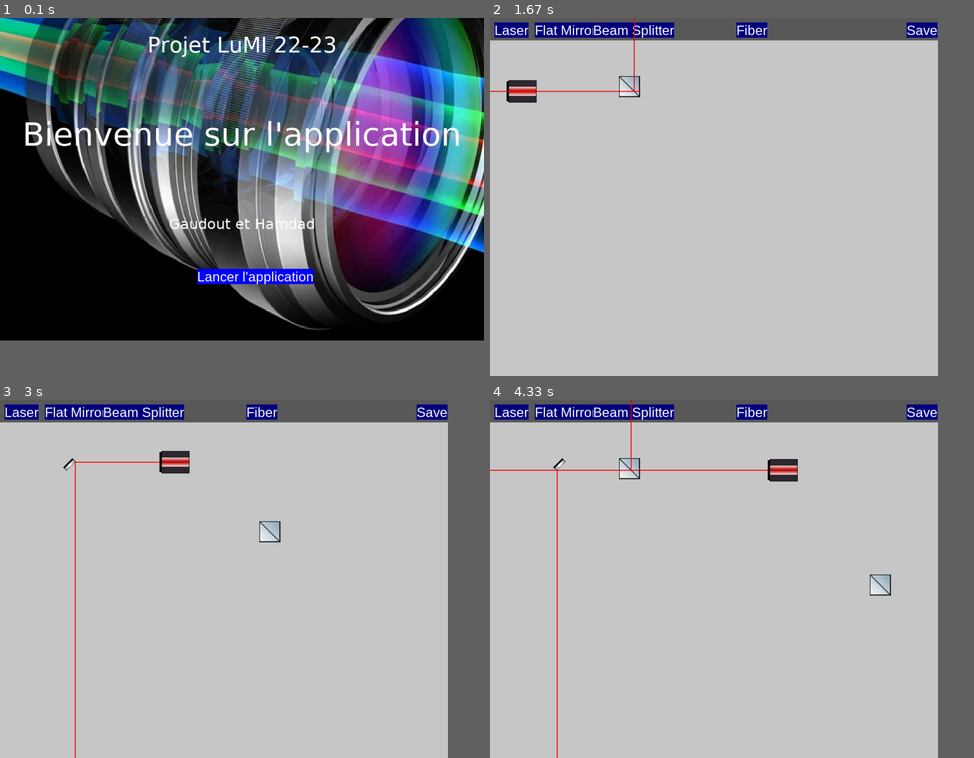
Above: before the commit, frames 1-4 (two rows, left to right).
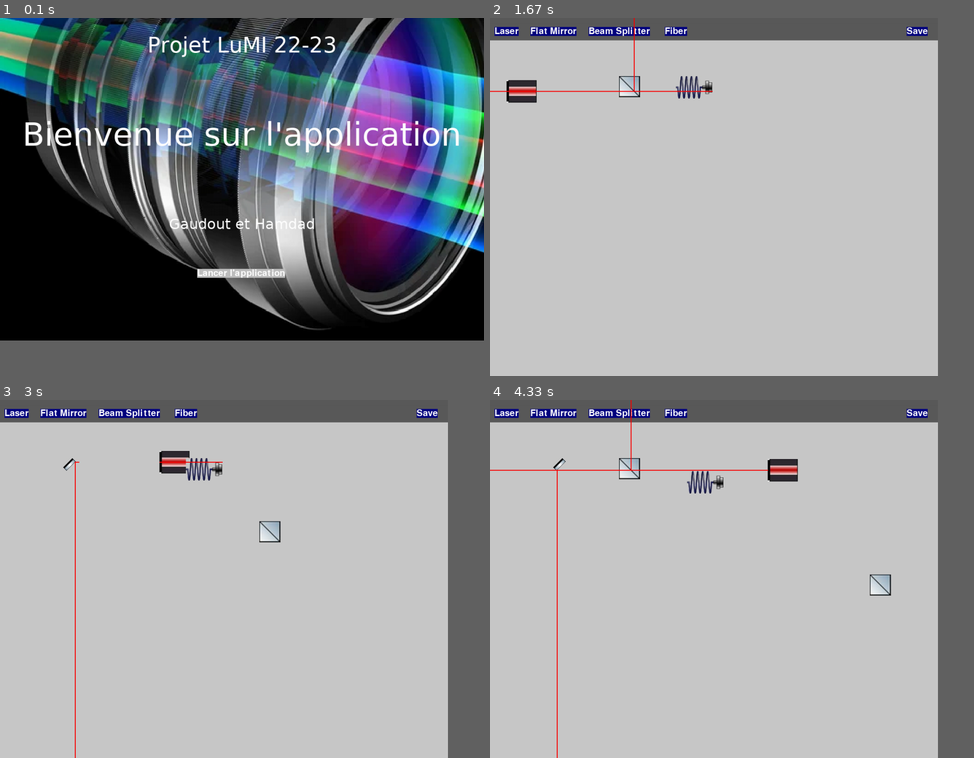
Above: after the commit, the same moments.

Repository: SamuelGaudout/Projet_M2_Lumi
Game: pygame game, started from Window.py
Same seed, same stepped clock (60 frames per second), same inputs: the game is played once before the commit and once after it.
Inputs (mouse positions are in pixels of both pictures, inside the frame that each line leads up to):
- Up to frame 1 (0.1 s): no input
- Up to frame 2 (1.67 s): press the mouse at (732, 272) at 0.37 s; move the mouse to (654, 200) at 0.47 s; release the mouse at (581, 132) at 0.6 s; press the mouse at (504, 32) at 0.7 s; move the mouse to (528, 164) at 0.8 s; release the mouse at (557, 300) at 0.93 s; press the mouse at (673, 32) at 1.03 s; move the mouse to (702, 171) at 1.13 s; release the mouse at (732, 315) at 1.27 s; press the mouse at (620, 32) at 1.37 s; move the mouse to (591, 46) at 1.47 s; release the mouse at (567, 64) at 1.6 s
- Up to frame 3 (3 s): press the mouse at (29, 471) at 1.7 s; move the mouse to (96, 460) at 1.8 s; release the mouse at (159, 446) at 1.93 s; press the mouse at (62, 414) at 2.53 s; move the mouse to (227, 457) at 2.63 s; release the mouse at (392, 500) at 2.77 s; press the mouse at (140, 468) at 2.87 s; move the mouse to (261, 521) at 2.97 s
- Up to frame 4 (4.33 s): release the mouse at (867, 575) at 3.1 s; press the mouse at (688, 475) at 3.2 s; move the mouse to (688, 471) at 3.3 s; release the mouse at (688, 471) at 3.43 s; press the mouse at (620, 414) at 3.53 s; move the mouse to (601, 493) at 3.63 s; release the mouse at (586, 571) at 3.77 s; press the mouse at (915, 414) at 3.87 s; move the mouse to (819, 561) at 3.97 s; release the mouse at (722, 707) at 4.1 s; press the mouse at (664, 460) at 4.2 s; move the mouse to (765, 453) at 4.3 s

The runs differ from the first frame. In frame 1, 1.0% of the frame differs, in the area x 40-65%, y 69-75%; in frame 2, 2.2%; in frame 3, 2.3%, in the area x 0-93%, y 1-23%; in frame 4, 2.2%.

Commit message:
Police + Couleur

Diff:
--- a/Buttons.py
+++ b/Buttons.py
@@ -12,7 +12,7 @@
 
     def __init__(self, text,  pos, font,scrn, bg="black", feedback="",object=None,object_list=None):
         self.x, self.y = pos
-        self.font = pygame.font.SysFont("Arial", font)
+        self.font = pygame.font.SysFont("freesansbold.ttf", font)
         self.screen = scrn
         self.object=object
         self.object_list=object_list
--- a/Window.py
+++ b/Window.py
@@ -42,7 +42,7 @@
 
 pos=(windowSurface.get_rect().centerx - 100,windowSurface.get_rect().centery + 200)
 
-B1=Buttons.Button_Launch("Lancer l'application",pos,font=30,scrn=windowSurface,bg="blue",feedback="Lancement en Cours")
+B1=Buttons.Button_Launch("Lancer l'application",pos,font=30,scrn=windowSurface,bg="gray")
 
 
 windowSurface.blit(background,(0,-200))
--- a/screen.py
+++ b/screen.py
@@ -17,11 +17,11 @@
 
 
 
-list_buttons=[Buttons.Button("Laser",(10, 10),font=30,scrn=screen,bg="navy",feedback="You clicked me",object=Objects.Laser(screen),object_list=optical_elements),
-Buttons.Button("Flat Mirror",(100, 10),font=30,scrn=screen,bg="navy",feedback="You clicked me",object=Objects.Flat_mirror(screen),object_list=optical_elements),
-Buttons.Button("Beam Splitter",(230, 10),font=30,scrn=screen,bg="navy",feedback="You clicked me",object=Objects.Beam_splitter(screen),object_list=optical_elements),
-Buttons.Button("Fiber",(550, 10),font=30,scrn=screen,bg="navy",feedback="You clicked me",object=Objects.Fiber(screen),object_list=optical_elements),
-Buttons.Button_save("Save",(930, 10),font=30,scrn=screen,bg="navy",feedback="You clicked me")]
+list_buttons=[Buttons.Button("Laser",(10, 20),font=30,scrn=screen,bg="navy",object=Objects.Laser(screen),object_list=optical_elements),
+Buttons.Button("Flat Mirror",(100, 20),font=30,scrn=screen,bg="navy",object=Objects.Flat_mirror(screen),object_list=optical_elements),
+Buttons.Button("Beam Splitter",(230, 20),font=30,scrn=screen,bg="navy",object=Objects.Beam_splitter(screen),object_list=optical_elements),
+Buttons.Button("Fiber",(390, 20),font=30,scrn=screen,bg="navy",object=Objects.Fiber(screen),object_list=optical_elements),
+Buttons.Button_save("Save",(930, 20),font=30,scrn=screen,bg="navy")]
 
 
 def select_object(o_elements,x,y):
@@ -41,11 +41,11 @@
     pygame.draw.rect(screen, (90,90,90), (0,0,1000,50),width= 0, border_radius=0)
     for b in list_buttons:
         screen.blit(b.surface, b.position())
-        list_buttons=[Buttons.Button("Laser",(10, 10),font=30,scrn=screen,bg="navy",feedback="You clicked me",object=Objects.Laser(screen),object_list=optical_elements),
-                Buttons.Button("Flat Mirror",(100, 10),font=30,scrn=screen,bg="navy",feedback="You clicked me",object=Objects.Flat_mirror(screen),object_list=optical_elements),
-                Buttons.Button("Beam Splitter",(230, 10),font=30,scrn=screen,bg="navy",feedback="You clicked me",object=Objects.Beam_splitter(screen),object_list=optical_elements),
-                Buttons.Button("Fiber",(550, 10),font=30,scrn=screen,bg="navy",feedback="You clicked me",object=Objects.Fiber(screen),object_list=optical_elements),
-                Buttons.Button_save("Save",(930, 10),font=30,scrn=screen,bg="navy",feedback="You clicked me")]
+        list_buttons=[Buttons.Button("Laser",(10, 20),font=30,scrn=screen,bg="navy",object=Objects.Laser(screen),object_list=optical_elements),
+                Buttons.Button("Flat Mirror",(90, 20),font=30,scrn=screen,bg="navy",object=Objects.Flat_mirror(screen),object_list=optical_elements),
+                Buttons.Button("Beam Splitter",(220, 20),font=30,scrn=screen,bg="navy",object=Objects.Beam_splitter(screen),object_list=optical_elements),
+                Buttons.Button("Fiber",(390, 20),font=30,scrn=screen,bg="navy",object=Objects.Fiber(screen),object_list=optical_elements),
+                Buttons.Button_save("Save",(930, 20),font=30,scrn=screen,bg="navy")]
 
 
     if len(optical_elements) != 0:
